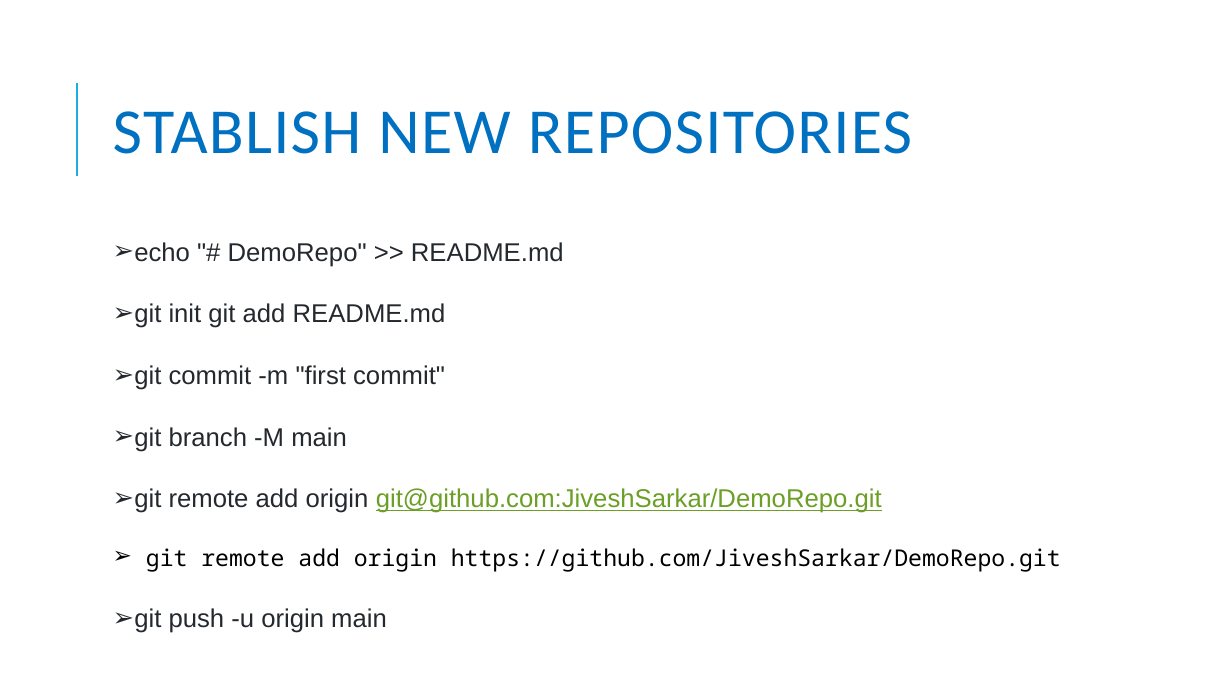
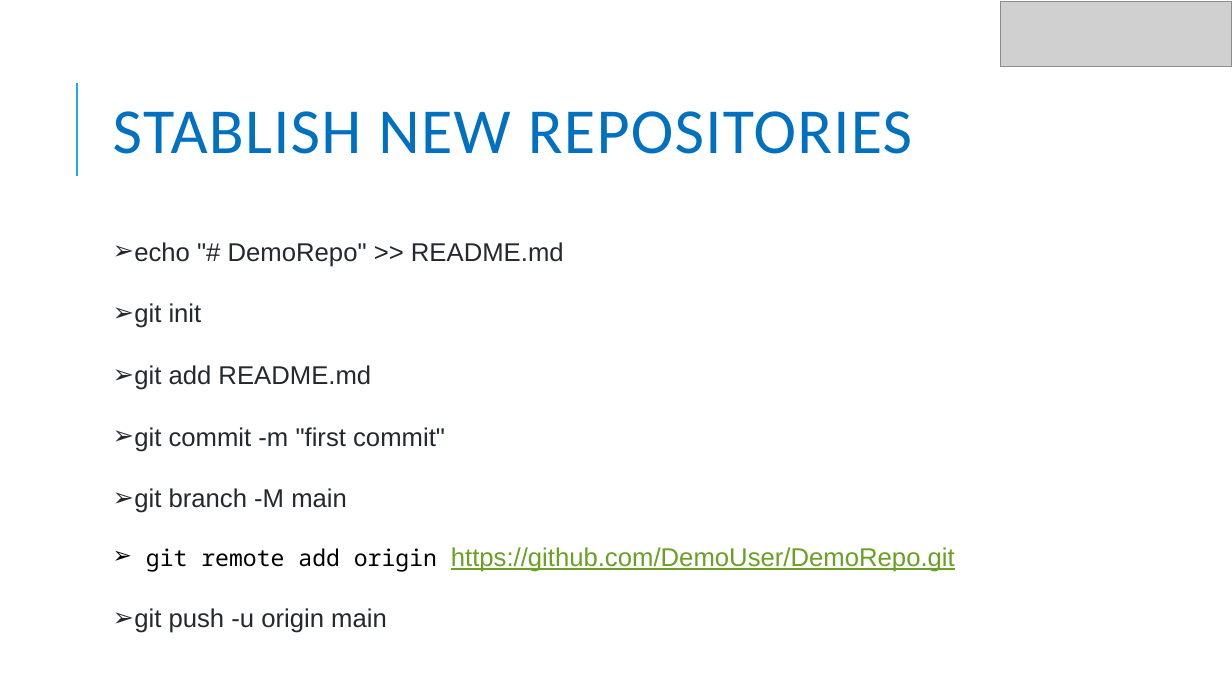
Before and after one commit to JiveshSarkar/DemoRepo, a slide deck: slide 12 of Presentation/Introduction to GIT.pptx. Drawn at 1232x693 pixels with LibreOffice and Linux fonts; fonts in the diff are those of the drawing; grey boxes stand for pictures. Boxes give left, top, right and bottom in pixels: in the first picture for what was removed or moved away, otherwise in the second. Text is boxed around its words. In the diff, an @@ line names an element or a change of style, - is before the commit and + after.

```diff
--- a/Presentation/Introduction to GIT.pptx
+++ b/Presentation/Introduction to GIT.pptx
@@ picture added at [1001, 1, 1232, 67] @@
@@ text at [134, 303, 371, 390]: text changed @@
-➢ git init git add README.md
+➢ git init
+➢ git add README.md
@@ text at [146, 547, 955, 572]: text changed; size 18 to 20 pt; font Noto Sans Mono to Arial; text colour #000000 to #6B9F25 @@
-➢ git remote add origin git@github.com:JiveshSarkar/DemoRepo.git
-➢ git remote add origin https://github.com/JiveshSarkar/DemoRepo.git
+➢ git remote add origin https://github.com/DemoUser/DemoRepo.git
```
Also in this commit, not shown: 10 other slides changed, 2 slides added, 1 slide removed.
